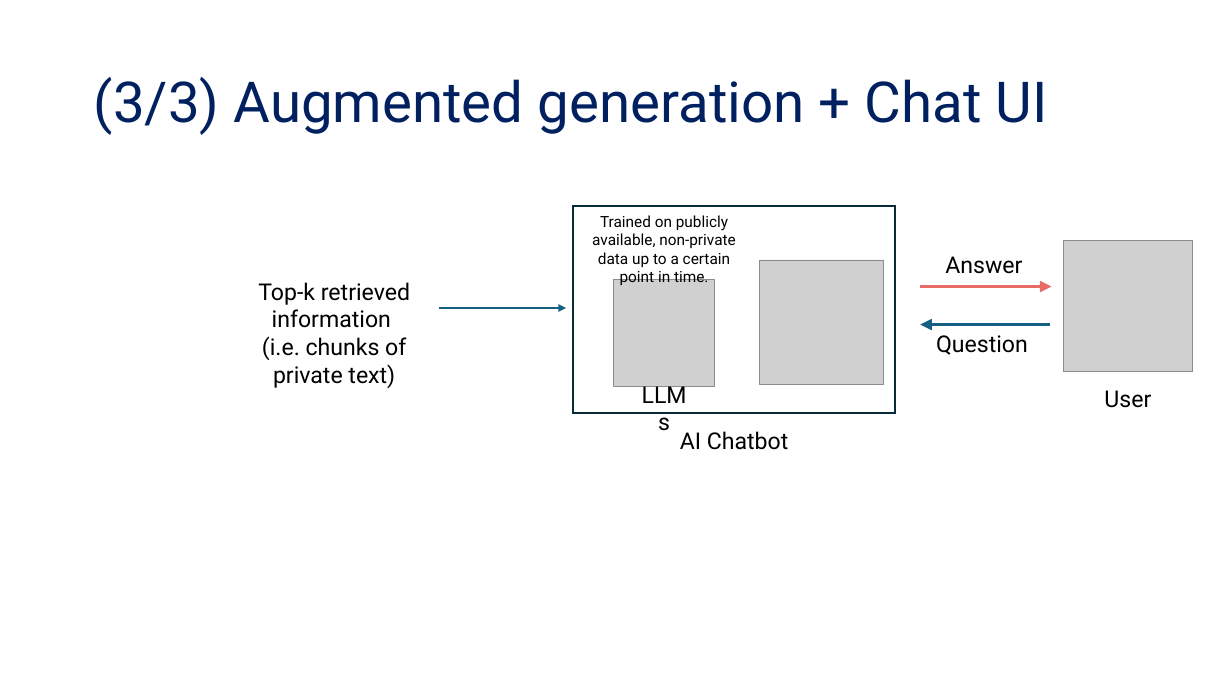
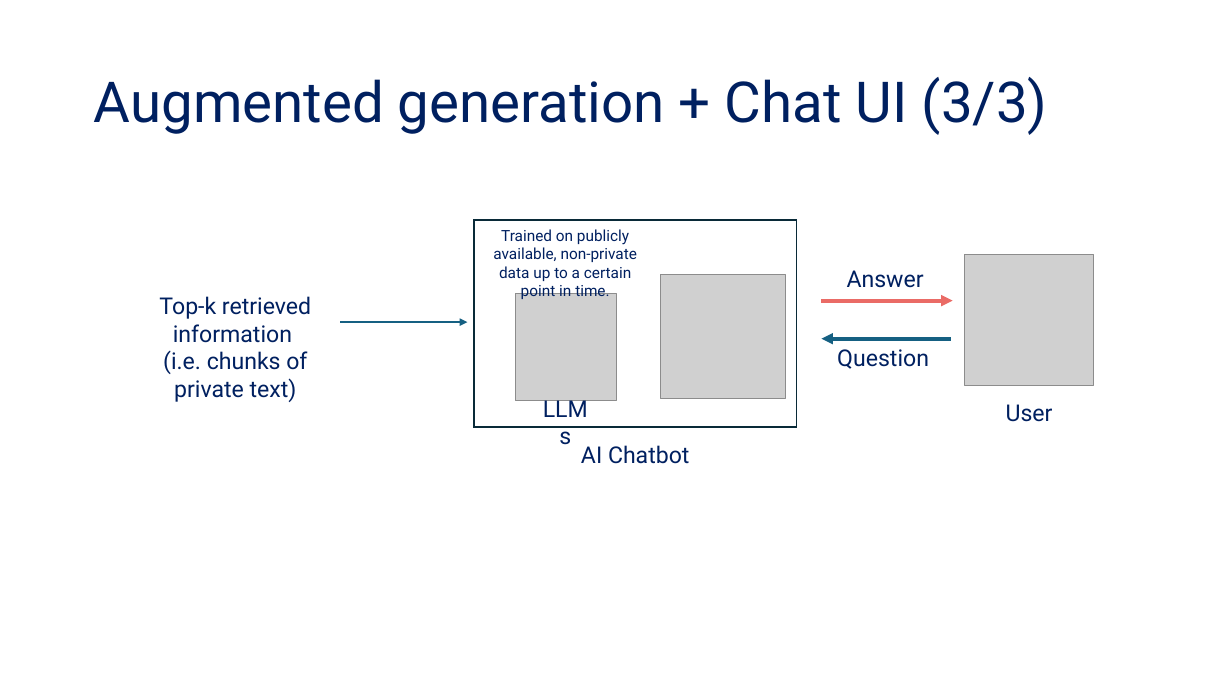
Before and after one commit to tanquangduong/transformer-pt, a slide deck: slide 50 of presentation/Transformer_Udemy/Udemy_P6_Building LLM web applications.pptx. Drawn at 1232x693 pixels with LibreOffice and Linux fonts; fonts in the diff are those of the drawing; grey boxes stand for pictures. Boxes give left, top, right and bottom in pixels: in the first picture for what was removed or moved away, otherwise in the second. Text is boxed around its words. In the diff, an @@ line names an element or a change of style, - is before the commit and + after.

```diff
--- a/presentation/Transformer_Udemy/Udemy_P6_Building LLM web applications.pptx
+++ b/presentation/Transformer_Udemy/Udemy_P6_Building LLM web applications.pptx
@@ title at bbox=[94, 77, 1048, 135]: text changed @@
-(3/3) Augmented generation + Chat UI
+Augmented generation + Chat UI (3/3)
@@ 7 texts, 3 pictures, 3 arrows, 1 rectangle: place and size @@
-7 texts, 3 pictures, 3 arrows, 1 rectangle at bbox=[258, 206, 1193, 450]
+7 texts, 3 pictures, 3 arrows, 1 rectangle at bbox=[159, 220, 1094, 464]
@@ text colour #000000 to #002060 in 7 elements at bbox=[159, 296, 311, 402], bbox=[1006, 404, 1053, 422], bbox=[581, 445, 689, 464], bbox=[493, 229, 637, 299], bbox=[847, 270, 924, 288], bbox=[837, 349, 929, 369], bbox=[529, 390, 602, 427] @@
```
Also in this commit, not shown: 51 other slides changed, 1 slide added, 5 other files.
